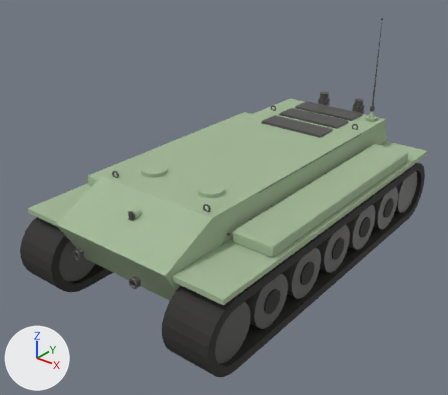
One commit to the glTF model public/assets/models/tanks/parts/player_hull_base.glb: the scene before it, then after it.
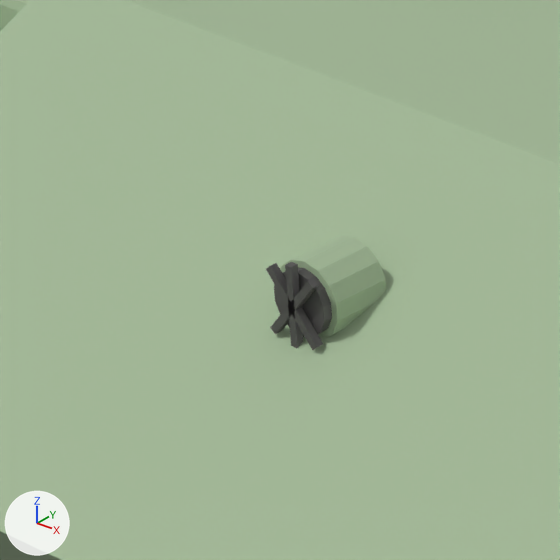
The first picture shows the older version from a camera (50 mm lens) standing at (5.56, -7.53, 5.42) and looking at (-0.07, -0.49, 1.05). The close-ups show the older and then the newer version on the part from 21% to 36% of the width and 45% to 62% of the height of that picture. Only the edits that show in the close-ups are written down. Every picture has the same lights, and +X, +Y and +Z are marked at lower left. Where no turn or scale is listed for an object, it has been applied to the vertices.

Names of what the first close-up shows: 'headlight_unit_0', 'headlight_unit_trim_dark', 'hull_body' and 1 more.
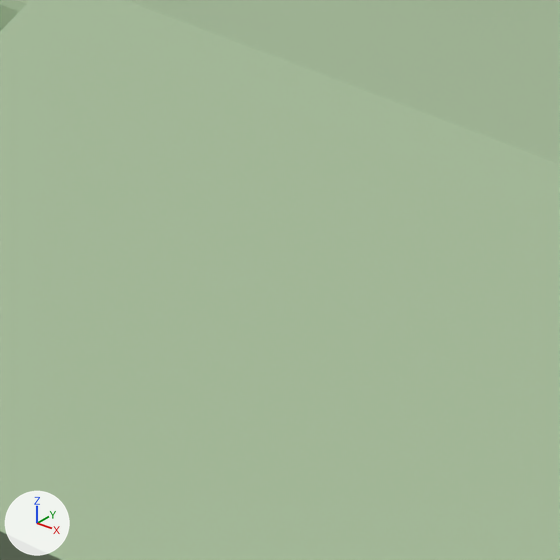
What differs and where, as boxes [x1, y1, x2, y2] in the close-ups (560 x 560 px):
'headlight_unit_0', deleted: before [280, 236, 386, 338]
'headlight_unit_trim_dark', deleted: before [266, 262, 332, 350]

The change, as a diff of the scene's bpy script:
```diff
--- a/public/assets/models/tanks/parts/player_hull_base.glb.py
+++ b/public/assets/models/tanks/parts/player_hull_base.glb.py
@@ ob_headlight_unit_0 @@
-ob_headlight_unit_0 = bpy.data.objects.new('headlight_unit_0', me_headlight_unit_0)
-ob_headlight_unit_0.location = (0.0, 0.0, 0.0)
@@ ob_headlight_unit_trim_dark @@
-ob_headlight_unit_trim_dark = bpy.data.objects.new('headlight_unit_trim_dark', me_headlight_unit_trim_dark)
-ob_headlight_unit_trim_dark.location = (0.0, 0.0, 0.0)
```
